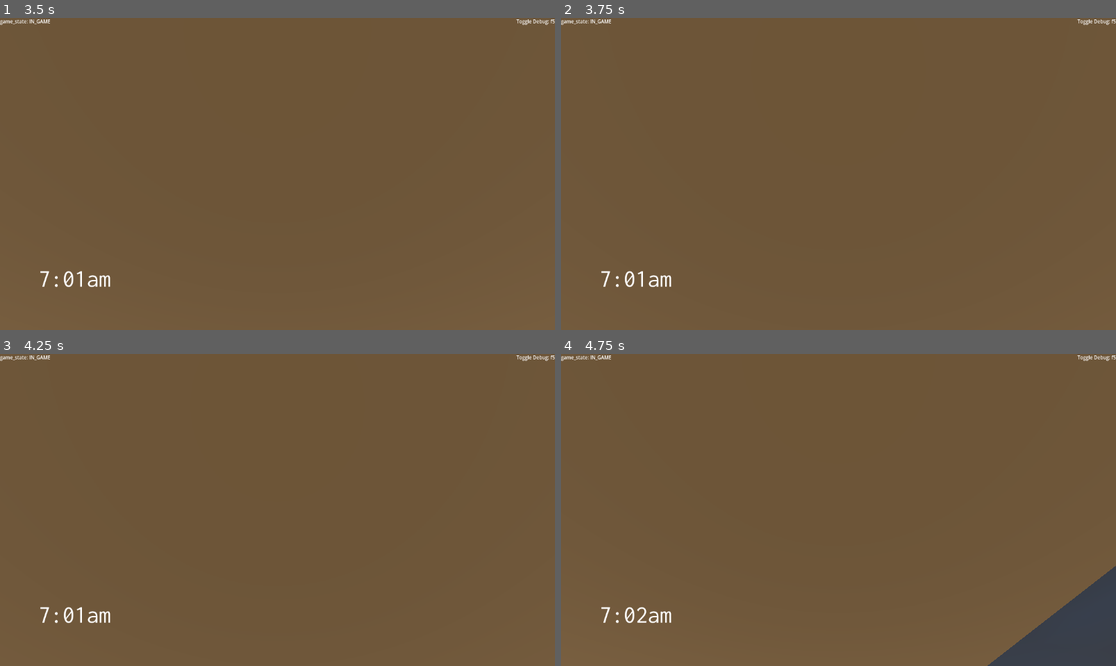
Above: before the commit, frames 1-4 (two rows, left to right).
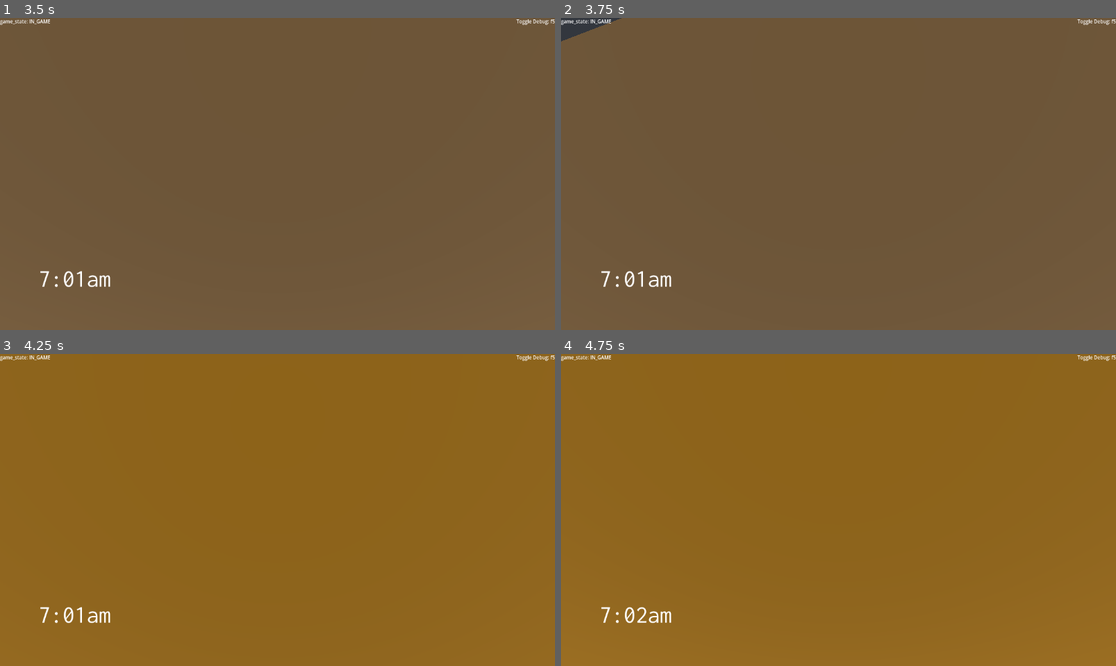
Above: after the commit, the same moments.

Repository: illogicalapple/open-water
Game: Godot game, scene res://scenes/start_menu.tscn
Two runs of this game, one before a commit and one after it. Both use one fixed random seed, a clock stepped at 60 frames per second and the inputs below.
Inputs (mouse positions are in pixels of both pictures, inside the frame that each line leads up to):
- Up to frame 1 (3.5 s): click "start game" at 0.5 s; click "Host" at 1.25 s; tap Enter at 2 s; move the mouse to (305, 174) at 2.02 s; hold W from 2.03 s (still down); tap Space at 2.27, 2.75, 3.02 s; move the mouse to (249, 174) at 2.77 s
- Up to frame 2 (3.75 s): keep holding W; move the mouse to (849, 167) at 3.52 s
- Up to frame 3 (4.25 s): keep holding W
- Up to frame 4 (4.75 s): keep holding W; move the mouse to (832, 516) at 4.27 s; tap Space at 4.52 s

Frame 1 is identical in both runs. In frame 2, 0.4% of the frame differs, in the area x 0-11%, y 0-8%; in frame 3, 100%, in the area x 0-100%, y 0-100%; in frame 4, 100%.

Commit message:
bugfix
the fov slider path was wrong

Diff:
--- a/main.tscn
+++ b/main.tscn
@@ -54,9 +54,6 @@
 albedo_color = Color(0.541176, 0.372549, 0, 1)
 
 [sub_resource type="BoxMesh" id="BoxMesh_brgo6"]
-
-[sub_resource type="BoxShape3D" id="BoxShape3D_r3y4a"]
-size = Vector3(32, 30, 0.1)
 
 [node name="Main" type="Node3D"]
 script = ExtResource("1_whca7")
@@ -130,35 +127,6 @@
 wait_time = 2.0
 autostart = true
 
-[node name="fencing" type="Node3D" parent="."]
-
-[node name="StaticBody3D" type="StaticBody3D" parent="fencing"]
-
-[node name="CollisionShape3D" type="CollisionShape3D" parent="fencing/StaticBody3D"]
-transform = Transform3D(1, 0, 0, 0, 1, 0, 0, 0, 1, 0, 0, 16)
-shape = SubResource("BoxShape3D_r3y4a")
-
-[node name="StaticBody3D2" type="StaticBody3D" parent="fencing"]
-transform = Transform3D(1, 0, 0, 0, 1, 0, 0, 0, 1, 0, 0, -32)
-
-[node name="CollisionShape3D" type="CollisionShape3D" parent="fencing/StaticBody3D2"]
-transform = Transform3D(1, 0, 0, 0, 1, 0, 0, 0, 1, 0, 0, 16)
-shape = SubResource("BoxShape3D_r3y4a")
-
-[node name="StaticBody3D3" type="StaticBody3D" parent="fencing"]
-transform = Transform3D(-4.37114e-08, 0, 1, 0, 1, 0, -1, 0, -4.37114e-08, 0, 0, -5)
-
-[node name="CollisionShape3D" type="CollisionShape3D" parent="fencing/StaticBody3D3"]
-transform = Transform3D(1, 0, 0, 0, 1, 0, 0, 0, 1, -5, 0, 16)
-shape = SubResource("BoxShape3D_r3y4a")
-
-[node name="StaticBody3D4" type="StaticBody3D" parent="fencing"]
-transform = Transform3D(-4.37114e-08, 0, 1, 0, 1, 0, -1, 0, -4.37114e-08, -32, 0, 9.53674e-07)
-
-[node name="CollisionShape3D" type="CollisionShape3D" parent="fencing/StaticBody3D4"]
-transform = Transform3D(1, 0, 0, 0, 1, 0, 0, 0, 1, 0, 0, 16)
-shape = SubResource("BoxShape3D_r3y4a")
-
 [connection signal="pressed" from="Menu/Join" to="." method="_on_join_pressed"]
 [connection signal="pressed" from="Menu/Host" to="." method="_on_host_pressed"]
 [connection signal="timeout" from="TimeSet" to="." method="_on_time_set_timeout"]
--- a/scenes/VideoSubMenu.gd
+++ b/scenes/VideoSubMenu.gd
@@ -1,14 +1,15 @@
 extends ScrollContainer
 
-@onready var fov_slider_label : Label = $VBoxContainer/FOV/HBoxVontainer/Value
-@onready var fov_slider : HSlider = $VBoxContainer/FOV/HBoxVontainer/HSlider
+@onready var fov_slider_label : Label = $VBoxContainer/FOV/Value
+@onready var fov_slider : HSlider = $VBoxContainer/FOV/HSlider
 
-@onready var setting_keys : Array = [
-	[fov_slider.get_path(), "value"],
-]
+@onready var setting_keys : Array
 
 # Called when the node enters the scene tree for the first time.
 func _ready() -> void:
+	setting_keys = [
+		[fov_slider.get_path(), "value"],
+	]
 	fov_slider_label.text = str(fov_slider.value)
 
 func fov_slider_change(value: float) -> void:
--- a/scenes/settings_menu.tscn
+++ b/scenes/settings_menu.tscn
@@ -37,10 +37,7 @@
 [node name="VBoxContainer" type="VBoxContainer" parent="MarginContainer/MarginContainer"]
 layout_mode = 2
 
-[node name="HBoxContainer2" type="HBoxContainer" parent="MarginContainer/MarginContainer/VBoxContainer"]
-layout_mode = 2
-
-[node name="ExitSettings" type="Button" parent="MarginContainer/MarginContainer/VBoxContainer/HBoxContainer2"]
+[node name="ExitSettings" type="Button" parent="MarginContainer/MarginContainer/VBoxContainer"]
 process_mode = 3
 custom_minimum_size = Vector2(82.19, 0)
 layout_mode = 2
@@ -48,18 +45,6 @@
 size_flags_vertical = 4
 theme_override_font_sizes/font_size = 35
 text = "<"
-
-[node name="HBoxContainer" type="HBoxContainer" parent="MarginContainer/MarginContainer/VBoxContainer/HBoxContainer2"]
-layout_mode = 2
-size_flags_horizontal = 10
-
-[node name="Default all" type="Button" parent="MarginContainer/MarginContainer/VBoxContainer/HBoxContainer2/HBoxContainer"]
-layout_mode = 2
-text = "default all"
-
-[node name="Reset all" type="Button" parent="MarginContainer/MarginContainer/VBoxContainer/HBoxContainer2/HBoxContainer"]
-layout_mode = 2
-text = "reset all"
 
 [node name="HBoxContainer" type="HBoxContainer" parent="MarginContainer/MarginContainer/VBoxContainer"]
 layout_mode = 2
@@ -100,18 +85,14 @@
 layout_mode = 2
 size_flags_horizontal = 3
 
-[node name="FOV" type="VBoxContainer" parent="MarginContainer/MarginContainer/VBoxContainer/HBoxContainer/VideoSubMenu/VBoxContainer"]
-layout_mode = 2
-size_flags_horizontal = 3
-
-[node name="HBoxVontainer" type="HBoxContainer" parent="MarginContainer/MarginContainer/VBoxContainer/HBoxContainer/VideoSubMenu/VBoxContainer/FOV"]
+[node name="FOV" type="HBoxContainer" parent="MarginContainer/MarginContainer/VBoxContainer/HBoxContainer/VideoSubMenu/VBoxContainer"]
 layout_mode = 2
 
-[node name="Title" type="Label" parent="MarginContainer/MarginContainer/VBoxContainer/HBoxContainer/VideoSubMenu/VBoxContainer/FOV/HBoxVontainer"]
+[node name="Title" type="Label" parent="MarginContainer/MarginContainer/VBoxContainer/HBoxContainer/VideoSubMenu/VBoxContainer/FOV"]
 layout_mode = 2
 text = "fov"
 
-[node name="HSlider" type="HSlider" parent="MarginContainer/MarginContainer/VBoxContainer/HBoxContainer/VideoSubMenu/VBoxContainer/FOV/HBoxVontainer"]
+[node name="HSlider" type="HSlider" parent="MarginContainer/MarginContainer/VBoxContainer/HBoxContainer/VideoSubMenu/VBoxContainer/FOV"]
 layout_mode = 2
 size_flags_horizontal = 3
 size_flags_vertical = 4
@@ -119,25 +100,9 @@
 max_value = 95.0
 value = 75.0
 
-[node name="Value" type="Label" parent="MarginContainer/MarginContainer/VBoxContainer/HBoxContainer/VideoSubMenu/VBoxContainer/FOV/HBoxVontainer"]
+[node name="Value" type="Label" parent="MarginContainer/MarginContainer/VBoxContainer/HBoxContainer/VideoSubMenu/VBoxContainer/FOV"]
 layout_mode = 2
 
-[node name="HBoxContainer" type="HBoxContainer" parent="MarginContainer/MarginContainer/VBoxContainer/HBoxContainer/VideoSubMenu/VBoxContainer/FOV"]
-layout_mode = 2
-size_flags_horizontal = 8
-size_flags_vertical = 3
-
-[node name="default" type="Button" parent="MarginContainer/MarginContainer/VBoxContainer/HBoxContainer/VideoSubMenu/VBoxContainer/FOV/HBoxContainer"]
-layout_mode = 2
-text = "default"
-
-[node name="reset" type="Button" parent="MarginContainer/MarginContainer/VBoxContainer/HBoxContainer/VideoSubMenu/VBoxContainer/FOV/HBoxContainer"]
-layout_mode = 2
-text = "reset"
-
-[connection signal="pressed" from="MarginContainer/MarginContainer/VBoxContainer/HBoxContainer2/ExitSettings" to="." method="exit_settings_menu"]
-[connection signal="pressed" from="MarginContainer/MarginContainer/VBoxContainer/HBoxContainer2/HBoxContainer/Default all" to="." method="default_all_settings"]
-[connection signal="pressed" from="MarginContainer/MarginContainer/VBoxContainer/HBoxContainer2/HBoxContainer/Reset all" to="." method="reset_all_settings"]
-[connection signal="value_changed" from="MarginContainer/MarginContainer/VBoxContainer/HBoxContainer/VideoSubMenu/VBoxContainer/FOV/HBoxVontainer/HSlider" to="MarginContainer/MarginContainer/VBoxContainer/HBoxContainer/VideoSubMenu" method="fov_slider_change"]
-[connection signal="pressed" from="MarginContainer/MarginContainer/VBoxContainer/HBoxContainer/VideoSubMenu/VBoxContainer/FOV/HBoxContainer/default" to="MarginContainer/MarginContainer/VBoxContainer/HBoxContainer/VideoSubMenu" method="fov_to_default" binds= [NodePath("../../HBoxVontainer/HSlider"), "value"]]
-[connection signal="pressed" from="MarginContainer/MarginContainer/VBoxContainer/HBoxContainer/VideoSubMenu/VBoxContainer/FOV/HBoxContainer/reset" to="MarginContainer/MarginContainer/VBoxContainer/HBoxContainer/VideoSubMenu" method="fov_to_reset" binds= [NodePath("../../HBoxVontainer/HSlider"), "value"]]
+[connection signal="pressed" from="MarginContainer/MarginContainer/VBoxContainer/ExitSettings" to="." method="exit_settings_menu"]
+[connection signal="value_changed" from="MarginContainer/MarginContainer/VBoxContainer/HBoxContainer/VideoSubMenu/VBoxContainer/FOV/HSlider" to="." method="_on_h_slider_value_changed"]
+[connection signal="value_changed" from="MarginContainer/MarginContainer/VBoxContainer/HBoxContainer/VideoSubMenu/VBoxContainer/FOV/HSlider" to="MarginContainer/MarginContainer/VBoxContainer/HBoxContainer/VideoSubMenu" method="fov_slider_change"]
Not shown: 4 places in main.tscn that only renumber resources
